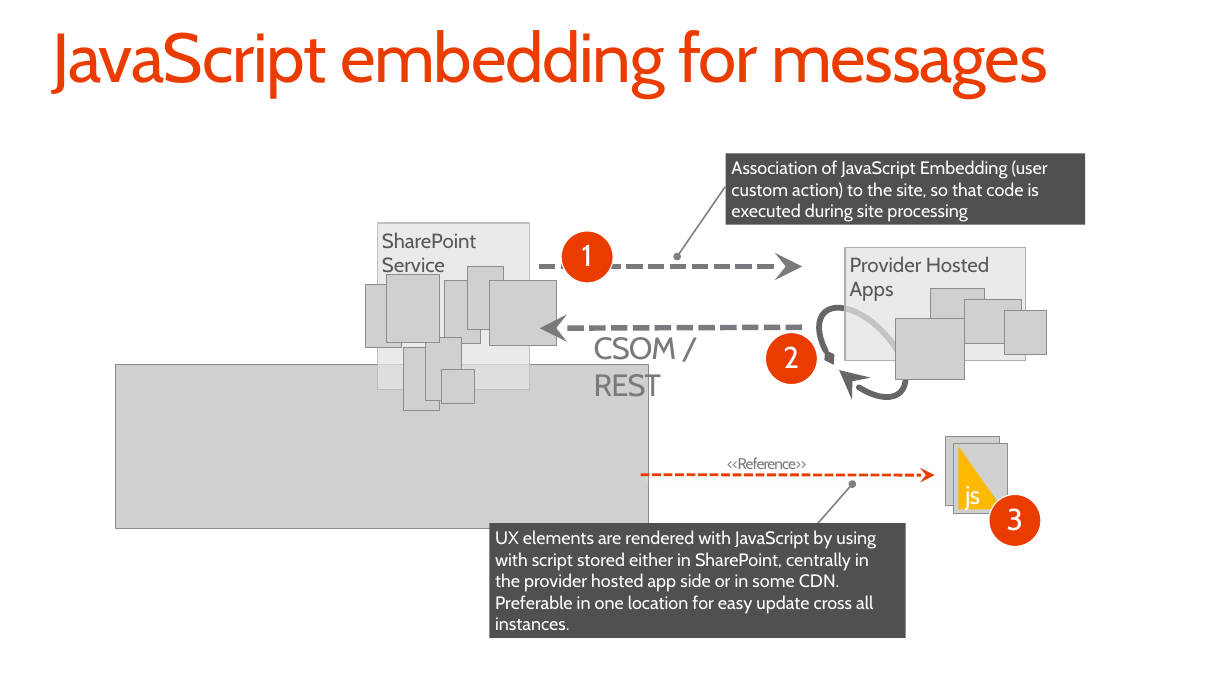
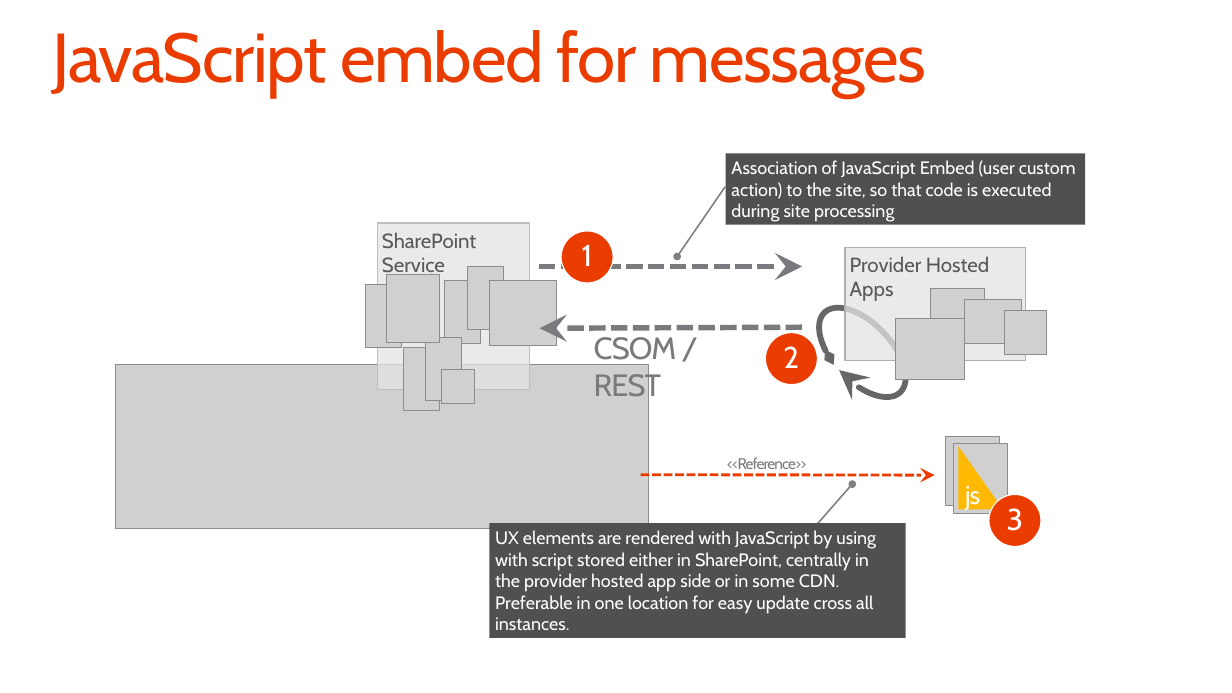
Before and after one commit to OfficeDev/TrainingContent, a slide deck: slide 14 of O3658/02 Managing site settings using app model/2_SiteManagement.pptx. Drawn at 1232x693 pixels with LibreOffice and Linux fonts; fonts in the diff are those of the drawing; grey boxes stand for pictures; background and template pictures are left out. Boxes give left, top, right and bottom in pixels: in the first picture for what was removed or moved away, otherwise in the second. Text is boxed around its words. In the diff, an @@ line names an element or a change of style, - is before the commit and + after.

Commit message:
Updated terminology for JS embed

```diff
--- a/O3658/02 Managing site settings using app model/2_SiteManagement.pptx
+++ b/O3658/02 Managing site settings using app model/2_SiteManagement.pptx
@@ title at <box>52,30,927,98</box>: text changed @@
-JavaScript embedding for messages
+JavaScript embed for messages
@@ text in rectangle at <box>731,160,1076,222</box>: text changed @@
-  Association of JavaScript Embedding (user custom action) to the site, so that code is executed during site processing
+  Association of JavaScript Embed (user custom action) to the site, so that code is executed during site processing
```
Also in this commit, not shown: 8 other slides changed, 1 other file.
